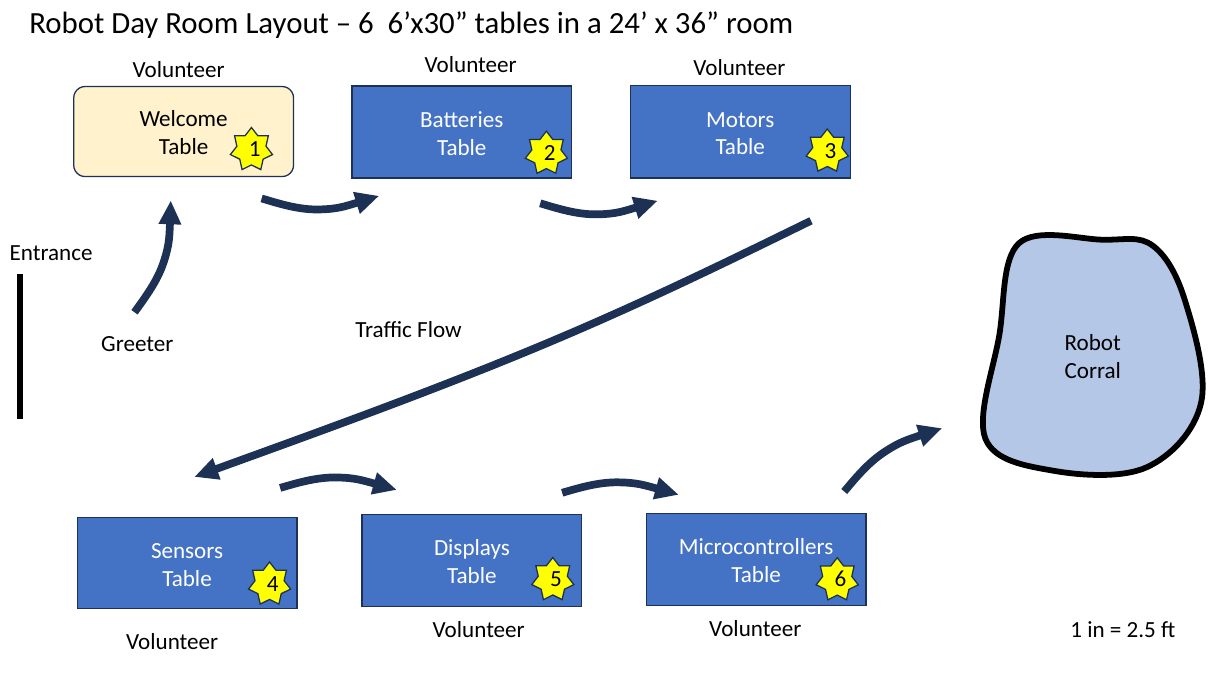
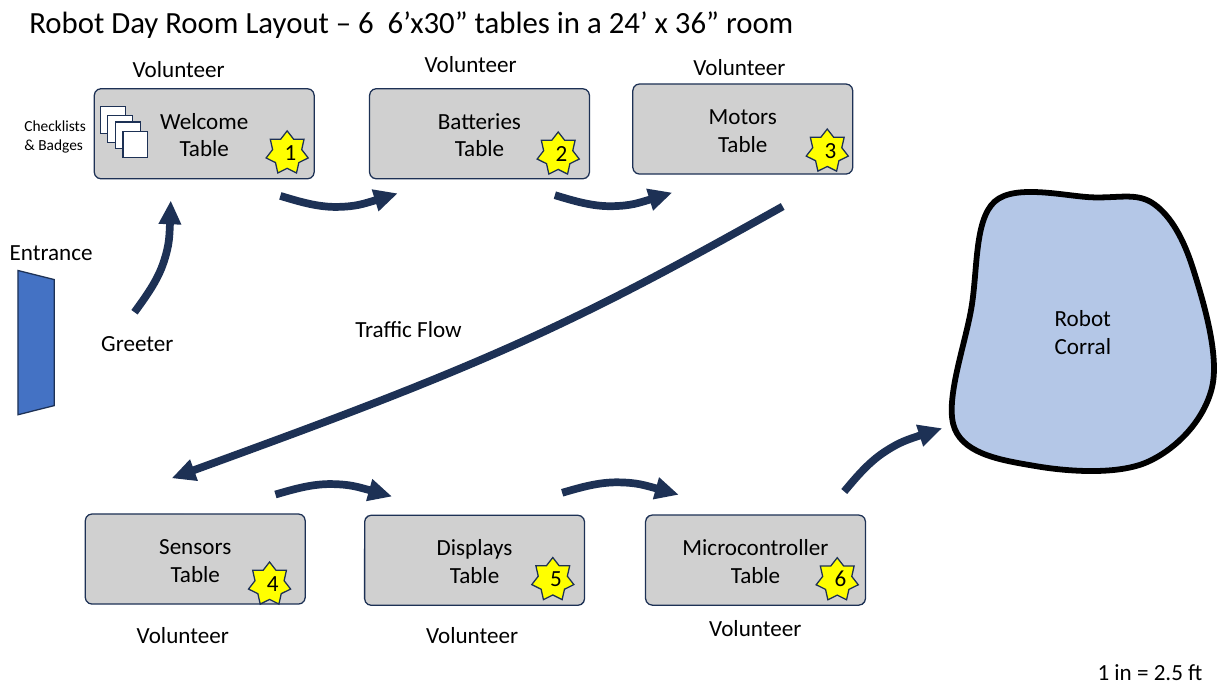
Before and after one commit to dmccreary/robot-day, a slide deck: slide 2 of slides/Room-Logistics.pptx. Drawn at 1232x693 pixels with LibreOffice and Linux fonts; fonts in the diff are those of the drawing; grey boxes stand for pictures. Boxes give left, top, right and bottom in pixels: in the first picture for what was removed or moved away, otherwise in the second. Text is boxed around its words. In the diff, an @@ line names an element or a change of style, - is before the commit and + after.

```diff
--- a/slides/Room-Logistics.pptx
+++ b/slides/Room-Logistics.pptx
@@ rounded rectangle removed at [74,87,294,177] @@
-Welcome
-Table
@@ picture added at [94,89,314,178], 18 pt, text #000000 @@
+Welcome
+Table
@@ rectangle removed at [352,86,572,178] @@
-Batteries
-Table
@@ picture added at [370,89,590,178], 18 pt, text #000000 @@
+Batteries
+Table
@@ rectangle removed at [630,86,850,178] @@
-Motors
-Table
@@ picture added at [633,84,853,174], 18 pt, text #000000 @@
+Motors
+Table
@@ rectangle added at [101,106,126,133], fill #FFFFFF, outline #1E3256 1 pt @@
@@ rectangle added at [107,116,132,142], fill #FFFFFF, outline #1E3256 1 pt @@
@@ text added at [24,120,85,153], 12 pt, text #000000 @@
+Checklists
+& Badges
@@ rectangle added at [116,122,140,149], fill #FFFFFF, outline #1E3256 1 pt @@
@@ rectangle added at [123,131,148,158], fill #FFFFFF, outline #1E3256 1 pt @@
@@ star "1": place and size @@
-star "1" at [230,128,273,170]
+star "1" at [266,131,309,174]
@@ star "2": place and size @@
-star "2" at [526,131,568,174]
+star "2" at [537,132,579,175]
@@ freeform shape: place and size @@
-freeform shape at [262,162,379,232]
+freeform shape at [280,160,397,230]
@@ freeform shape: place and size @@
-freeform shape at [540,167,657,238]
+freeform shape at [555,159,672,229]
@@ freeform shape: place and size @@
-freeform shape at [183,221,822,477]
+freeform shape at [156,207,800,478]
@@ freeform shape "Robot": place and size @@
-freeform shape "Robot" at [983,235,1203,475]
+freeform shape "Robot" at [952,192,1214,471]
@@ trapezoid added at [18,270,54,415], fill #4472C4, outline #1E3256 1 pt @@
@@ line removed from (20, 274) to (20, 420) @@
@@ freeform shape: place and size @@
-freeform shape at [280,456,396,522]
+freeform shape at [276,463,392,528]
@@ rectangle removed at [77,518,297,609] @@
-Sensors
-Table
@@ picture added at [85,514,305,604], 18 pt, text #000000 @@
+Sensors
+Table
@@ rectangle removed at [362,515,582,607] @@
-Displays
-Table
@@ picture added at [365,516,585,605], 18 pt, text #000000 @@
+Displays
+Table
@@ rectangle removed at [646,514,866,606] @@
-Microcontrollers
-Table
@@ picture added at [646,515,866,604], 18 pt, text #000000 @@
+Microcontroller
+Table
@@ text "Volunteer": place and size @@
-text "Volunteer" at [126,633,218,649]
+text "Volunteer" at [137,627,229,643]
@@ text "Volunteer": place and size @@
-text "Volunteer" at [433,621,525,637]
+text "Volunteer" at [426,627,518,643]
@@ text "1 in = 2.5 ft": place and size @@
-text "1 in = 2.5 ft" at [1070,621,1175,637]
+text "1 in = 2.5 ft" at [1098,664,1202,680]
```
Also in this commit, not shown: 1 other slide changed, 20 other files.
